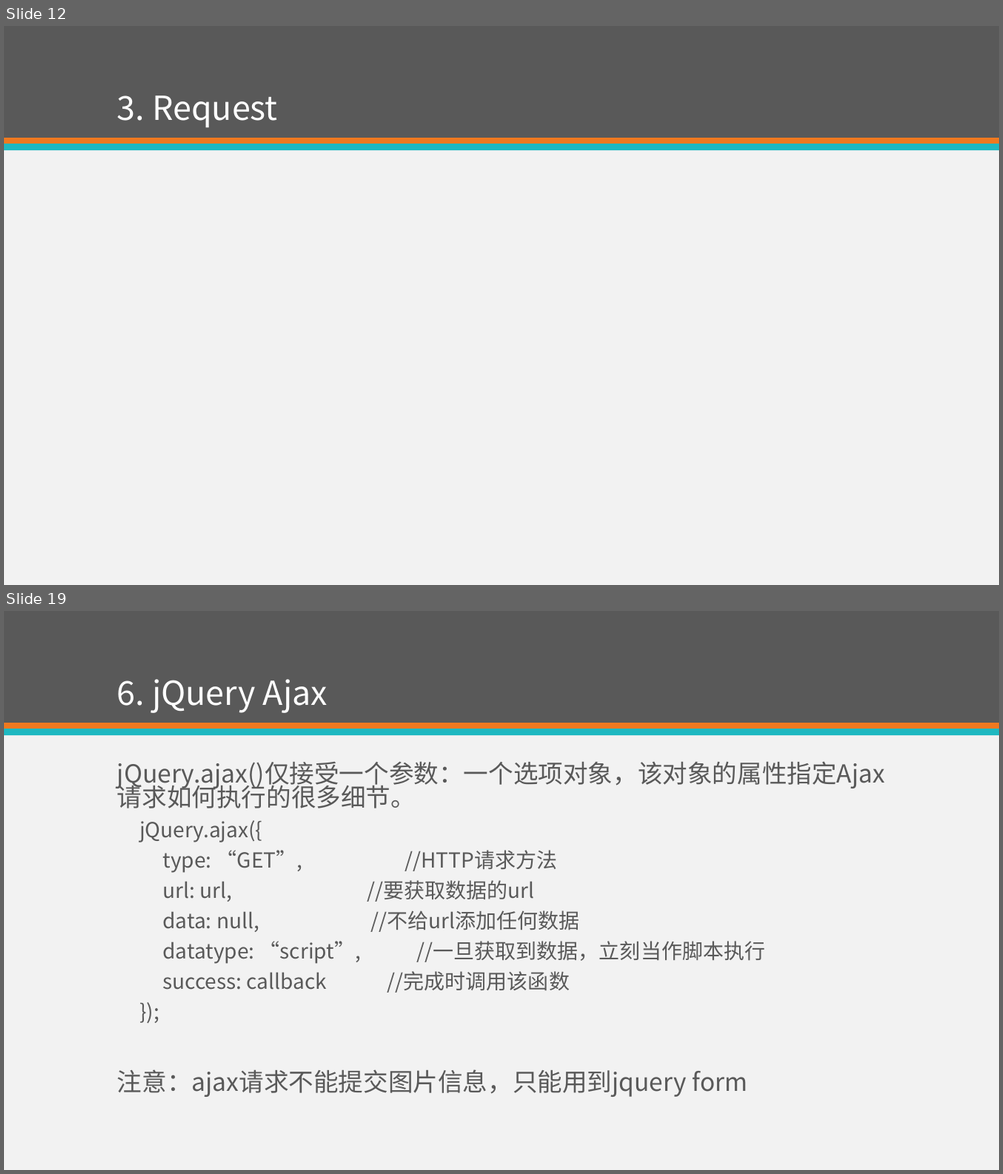
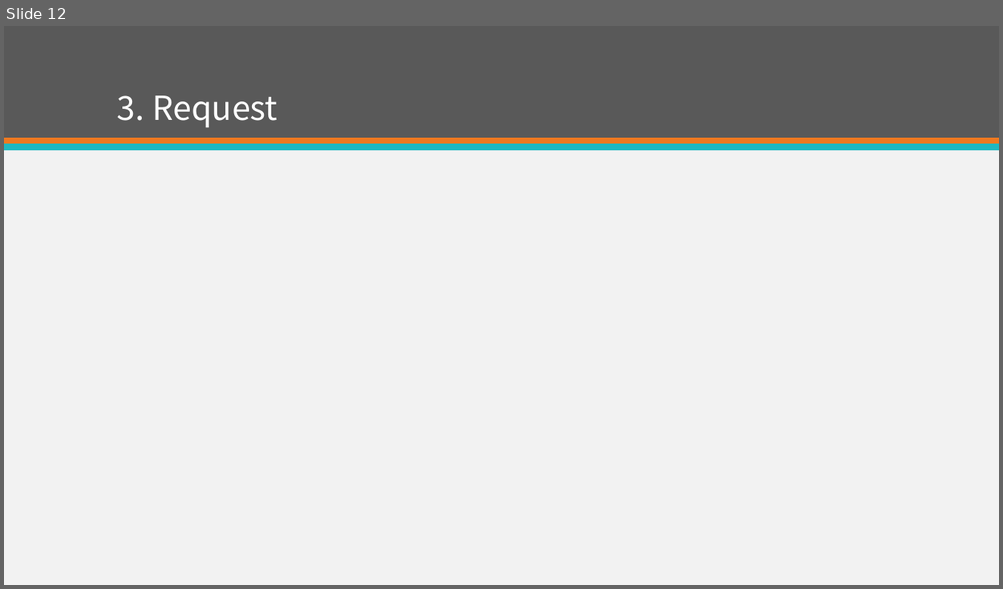
Before and after one commit to eventao/courseware, a slide deck: ppt/http.pptx. Shown one above the other, each under a label of ours: slides 12 and 19 before the commit, slide 12 after it; the slides between them are not shown. The pictures are 1003x1174 and 1003x589 pixels, drawn with LibreOffice and Linux fonts; fonts in the diff are those of the drawing. Boxes give left, top, right and bottom in pixels: in the first picture for what was removed or moved away, otherwise in the second. Text is boxed around its words. In the diff, an @@ line names an element or a change of style, - is before the commit and + after.

```diff
--- a/ppt/http.pptx
+++ b/ppt/http.pptx
@@ slide 19 removed at bbox=[4, 611, 999, 1170], background #F2F2F2; not listed: 3 template elements that a slide beside it also shows @@
@@ title removed at bbox=[117, 679, 327, 713] @@
-6. jQuery Ajax
@@ text removed at bbox=[117, 761, 885, 1097] @@
-jQuery.ajax()仅接受一个参数：一个选项对象，该对象的属性指定Ajax请求如何执行的很多细节。
-  jQuery.ajax({
-  type: “GET”, //HTTP请求方法
-  url: url, //要获取数据的url
-  data: null, //不给url添加任何数据
-  datatype: “script”, //一旦获取到数据，立刻当作脚本执行
-  success: callback //完成时调用该函数
-  });
-注意：ajax请求不能提交图片信息，只能用到jquery form
```
Also in this commit, not shown: 2 slides changed, 13 other slides removed, 1 other file.
